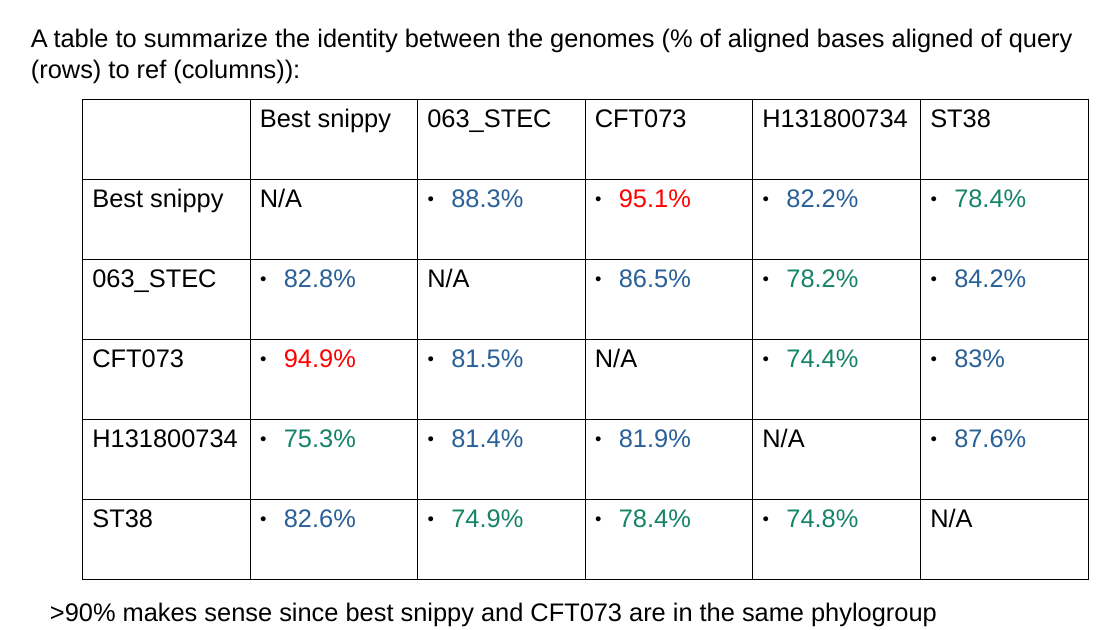
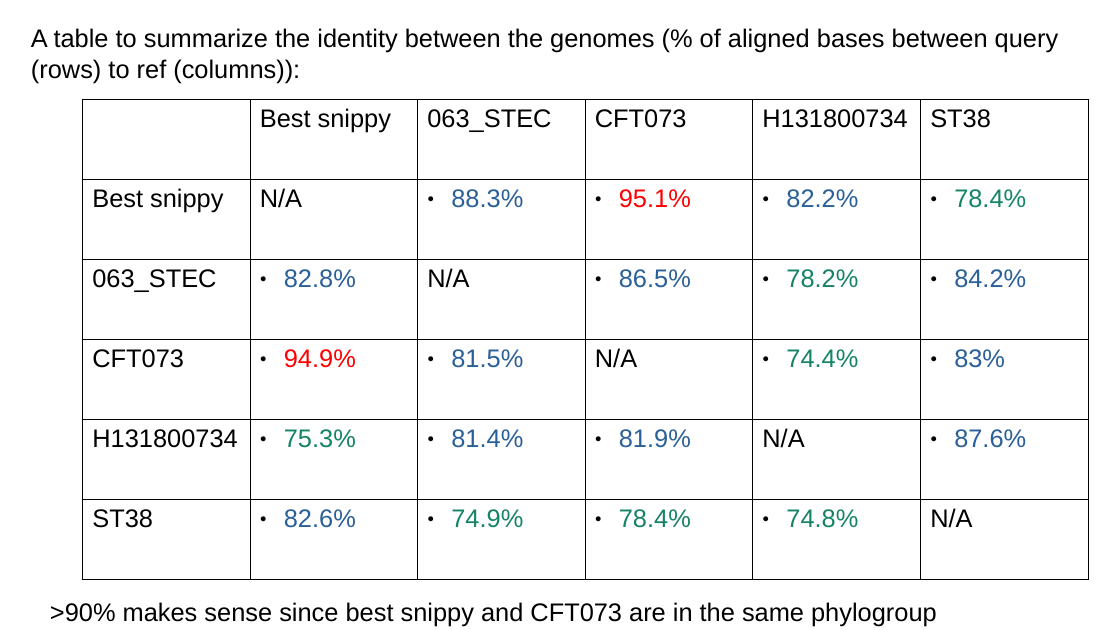
Before and after one commit to leoisl/pandora_paper_roc, a slide deck: slide 16 of snippy_debug/reports/snippy_debug.odp (slide 17 before the commit). Drawn at 1120x630 pixels with LibreOffice and Linux fonts; fonts in the diff are those of the drawing. Boxes give left, top, right and bottom in pixels: in the first picture for what was removed or moved away, otherwise in the second. Text is boxed around its words. In the diff, an @@ line names an element or a change of style, - is before the commit and + after.

```diff
--- a/snippy_debug/reports/snippy_debug.odp
+++ b/snippy_debug/reports/snippy_debug.odp
@@ text at (x1=31, y1=28, x2=1059, y2=83): text changed @@
-A table to summarize the identity between the genomes (% of aligned bases aligned of query (rows) to ref (columns)):
+A table to summarize the identity between the genomes (% of aligned bases between query (rows) to ref (columns)):
```
Also in this commit, not shown: 1 other slide changed, 1 slide removed.
